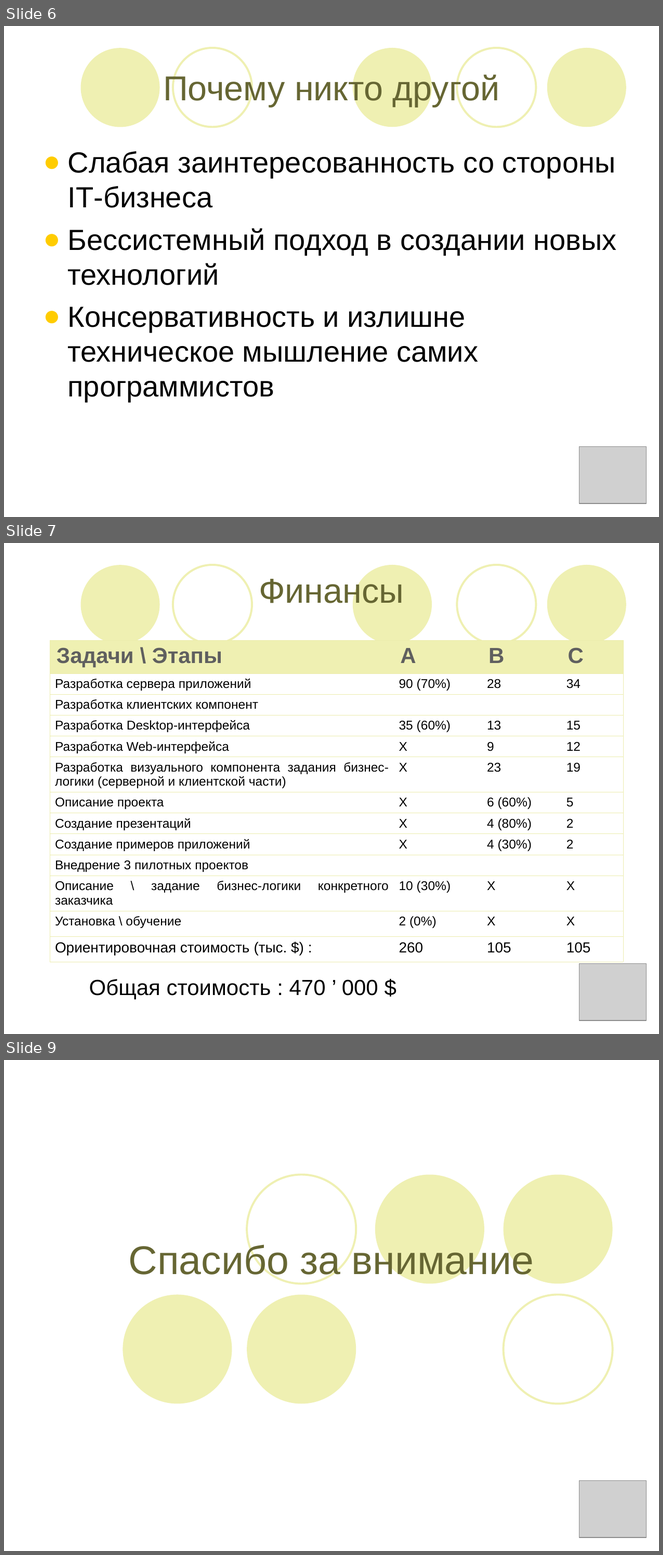
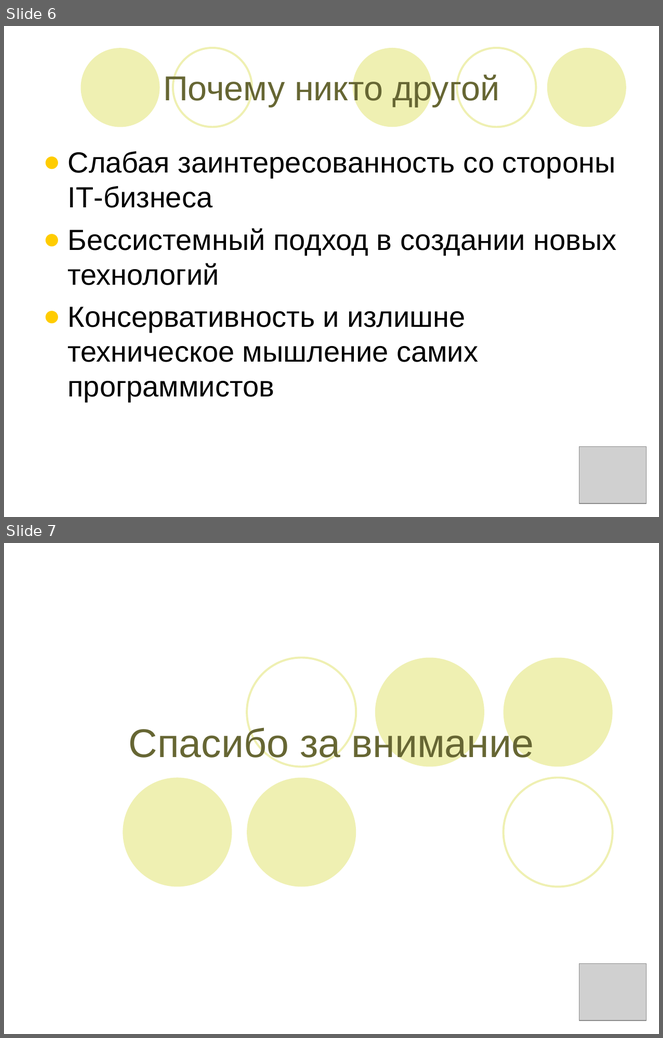
Before and after one commit to lsfusion/platform, a slide deck: platform/docs/Простая презентация.ppt. Shown one above the other, each under a label of ours: slides 6, 7 and 9 before the commit, slides 6 and 7 after it; the slides between them are not shown. The pictures are 663x1555 and 663x1038 pixels, drawn with LibreOffice and Linux fonts; fonts in the diff are those of the drawing; grey boxes stand for pictures. Boxes give left, top, right and bottom in pixels: in the first picture for what was removed or moved away, otherwise in the second. Text is boxed around its words. In the diff, an @@ line names an element or a change of style, - is before the commit and + after.

```diff
--- a/platform/docs/Простая презентация.ppt
+++ b/platform/docs/Простая презентация.ppt
@@ slide 7 removed at box(4, 543, 659, 1034), background #FFFFFF; not listed: 5 template elements that a slide beside it also shows @@
@@ title removed at box(259, 575, 404, 609) @@
-Финансы
@@ table removed at box(50, 640, 623, 957), 13 rows, 4 columns @@
-Задачи \ Этапы | A | B | C
-Разработка сервера приложений | 90 (70%) | 28 | 34
-Разработка клиентских компонент |  |  | 
-Разработка Desktop-интерфейса | 35 (60%) | 13 | 15
-Разработка Web-интерфейса | X | 9 | 12
-Разработка визуального компонента задания бизнес-логики (серверной и клиентской части) | X | 23 | 19
-Описание проекта | X | 6 (60%) | 5
-Создание презентаций | X | 4 (80%) | 2
-Создание примеров приложений | X | 4 (30%) | 2
-Внедрение 3 пилотных проектов |  |  | 
-Описание \ задание бизнес-логики конкретного заказчика | 10 (30%) | X | X
-Установка \ обучение | 2 (0%) | X | X
-Ориентировочная стоимость (тыс. $) : | 260 | 105 | 105
@@ text removed at box(89, 979, 378, 1000) @@
-Общая стоимость : 470 ’ 000 $
@@ picture removed at box(579, 964, 646, 1021) @@
@@ what was slide 9 is now slide 7 @@
```
Also in this commit, not shown: 1 other slide removed, 54 other files.
